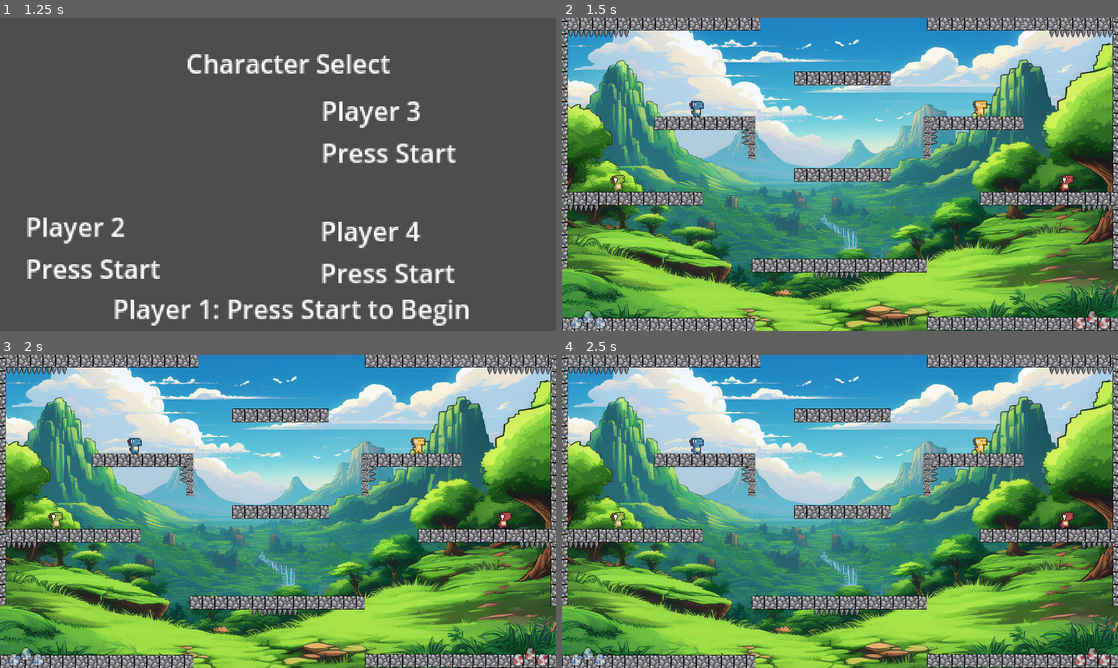
Above: before the commit, frames 1-4 (two rows, left to right).
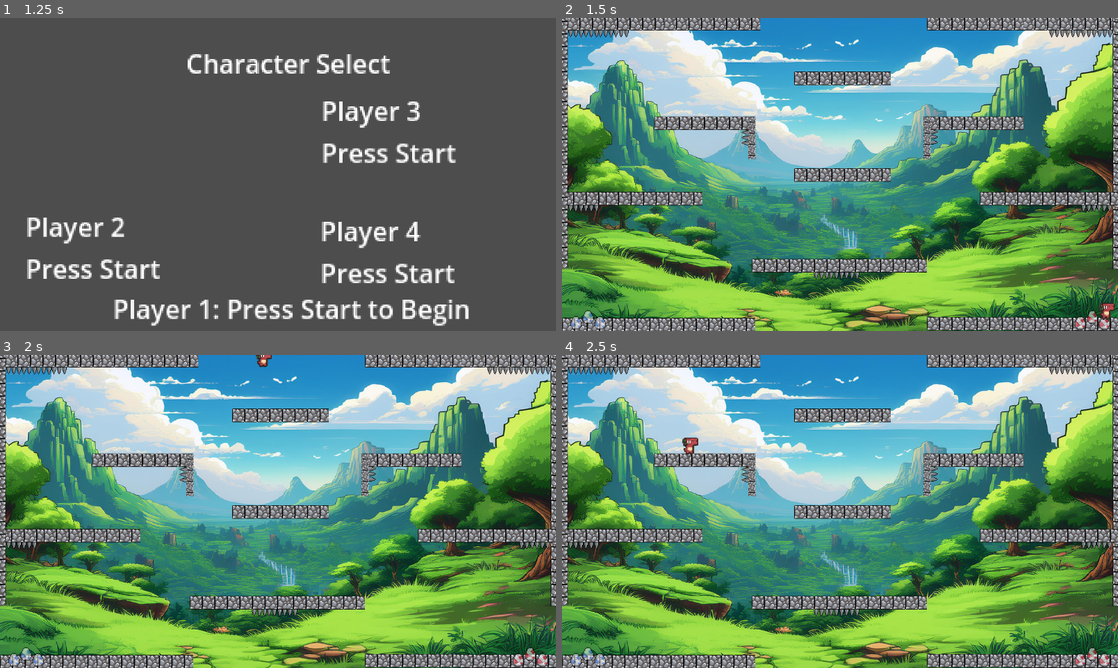
Above: after the commit, the same moments.

Repository: GomaGames/ggj-2025
Game: Godot game, scene res://Scenes/title.tscn
Same seed, same stepped clock (60 frames per second), same inputs: the game is played once before the commit and once after it.
Inputs:
- Up to frame 1 (1.25 s): tap Enter (any_start) at 0.5, 0.6 s
- Up to frame 2 (1.5 s): tap Enter (any_start) at 1.25, 1.35 s
- Up to frame 3 (2 s): no input
- Up to frame 4 (2.5 s): tap Enter (any_start) at 2.1 s

Frame 1 is identical in both runs. In frame 2, 0.5% of the frame differs, in the area x 8-100%, y 26-97%; in frame 3, 0.5%; in frame 4, 0.5%.

Commit message:
fixes walk animation

Diff:
--- a/Maps/Map1.tscn
+++ b/Maps/Map1.tscn
@@ -85,37 +85,29 @@
 [node name="Players" type="Node" parent="."]
 
 [node name="Player 1" parent="Players" node_paths=PackedStringArray("bubbles_container", "map_oneshot_anims_container", "player_spawn_points_container") instance=ExtResource("1_eil7l")]
-position = Vector2(279, 204)
 player_num = 1
 team_id = 1
-color = Color(0.150753, 0.385059, 1, 1)
 bubbles_container = NodePath("../../Bubbles")
 map_oneshot_anims_container = NodePath("../../OneShotAnimations")
 player_spawn_points_container = NodePath("../../PlayerSpawnPoints")
 
 [node name="Player 2" parent="Players" node_paths=PackedStringArray("bubbles_container", "map_oneshot_anims_container", "player_spawn_points_container") instance=ExtResource("1_eil7l")]
-position = Vector2(114, 360)
 player_num = 2
 team_id = 1
-color = Color(0.00360018, 0.163797, 0.733516, 1)
 bubbles_container = NodePath("../../Bubbles")
 map_oneshot_anims_container = NodePath("../../OneShotAnimations")
 player_spawn_points_container = NodePath("../../PlayerSpawnPoints")
 
 [node name="Player 3" parent="Players" node_paths=PackedStringArray("bubbles_container", "map_oneshot_anims_container", "player_spawn_points_container") instance=ExtResource("1_eil7l")]
-position = Vector2(866, 204)
 player_num = 3
 team_id = 2
-color = Color(0.774574, 0.0233723, 0.683236, 1)
 bubbles_container = NodePath("../../Bubbles")
 map_oneshot_anims_container = NodePath("../../OneShotAnimations")
 player_spawn_points_container = NodePath("../../PlayerSpawnPoints")
 
 [node name="Player 4" parent="Players" node_paths=PackedStringArray("bubbles_container", "map_oneshot_anims_container", "player_spawn_points_container") instance=ExtResource("1_eil7l")]
-position = Vector2(1042, 360)
 player_num = 4
 team_id = 2
-color = Color(0.524547, 0.00544727, 0.358245, 1)
 bubbles_container = NodePath("../../Bubbles")
 map_oneshot_anims_container = NodePath("../../OneShotAnimations")
 player_spawn_points_container = NodePath("../../PlayerSpawnPoints")
--- a/Sprites/Player.tscn
+++ b/Sprites/Player.tscn
@@ -324,6 +324,38 @@
 atlas = ExtResource("5_bhv6p")
 region = Rect2(384, 0, 24, 24)
 
+[sub_resource type="AtlasTexture" id="AtlasTexture_vekfd"]
+atlas = ExtResource("5_bhv6p")
+region = Rect2(0, 0, 24, 24)
+
+[sub_resource type="AtlasTexture" id="AtlasTexture_r6ews"]
+atlas = ExtResource("5_bhv6p")
+region = Rect2(24, 0, 24, 24)
+
+[sub_resource type="AtlasTexture" id="AtlasTexture_b2vqq"]
+atlas = ExtResource("5_bhv6p")
+region = Rect2(48, 0, 24, 24)
+
+[sub_resource type="AtlasTexture" id="AtlasTexture_vk85g"]
+atlas = ExtResource("5_bhv6p")
+region = Rect2(72, 0, 24, 24)
+
+[sub_resource type="AtlasTexture" id="AtlasTexture_aoqg1"]
+atlas = ExtResource("5_bhv6p")
+region = Rect2(240, 0, 24, 24)
+
+[sub_resource type="AtlasTexture" id="AtlasTexture_cisn7"]
+atlas = ExtResource("5_bhv6p")
+region = Rect2(264, 0, 24, 24)
+
+[sub_resource type="AtlasTexture" id="AtlasTexture_ctyyp"]
+atlas = ExtResource("5_bhv6p")
+region = Rect2(288, 0, 24, 24)
+
+[sub_resource type="AtlasTexture" id="AtlasTexture_hytdu"]
+atlas = ExtResource("5_bhv6p")
+region = Rect2(312, 0, 24, 24)
+
 [sub_resource type="AtlasTexture" id="AtlasTexture_cj8hr"]
 atlas = ExtResource("5_bhv6p")
 region = Rect2(96, 0, 24, 24)
@@ -347,38 +379,6 @@
 [sub_resource type="AtlasTexture" id="AtlasTexture_3004d"]
 atlas = ExtResource("5_bhv6p")
 region = Rect2(216, 0, 24, 24)
-
-[sub_resource type="AtlasTexture" id="AtlasTexture_aoqg1"]
-atlas = ExtResource("5_bhv6p")
-region = Rect2(240, 0, 24, 24)
-
-[sub_resource type="AtlasTexture" id="AtlasTexture_cisn7"]
-atlas = ExtResource("5_bhv6p")
-region = Rect2(264, 0, 24, 24)
-
-[sub_resource type="AtlasTexture" id="AtlasTexture_ctyyp"]
-atlas = ExtResource("5_bhv6p")
-region = Rect2(288, 0, 24, 24)
-
-[sub_resource type="AtlasTexture" id="AtlasTexture_hytdu"]
-atlas = ExtResource("5_bhv6p")
-region = Rect2(312, 0, 24, 24)
-
-[sub_resource type="AtlasTexture" id="AtlasTexture_vekfd"]
-atlas = ExtResource("5_bhv6p")
-region = Rect2(0, 0, 24, 24)
-
-[sub_resource type="AtlasTexture" id="AtlasTexture_r6ews"]
-atlas = ExtResource("5_bhv6p")
-region = Rect2(24, 0, 24, 24)
-
-[sub_resource type="AtlasTexture" id="AtlasTexture_b2vqq"]
-atlas = ExtResource("5_bhv6p")
-region = Rect2(48, 0, 24, 24)
-
-[sub_resource type="AtlasTexture" id="AtlasTexture_vk85g"]
-atlas = ExtResource("5_bhv6p")
-region = Rect2(72, 0, 24, 24)
 
 [sub_resource type="SpriteFrames" id="SpriteFrames_61kys"]
 animations = [{
@@ -398,6 +398,40 @@
 }, {
 "frames": [{
 "duration": 1.0,
+"texture": SubResource("AtlasTexture_vekfd")
+}, {
+"duration": 1.0,
+"texture": SubResource("AtlasTexture_r6ews")
+}, {
+"duration": 1.0,
+"texture": SubResource("AtlasTexture_b2vqq")
+}, {
+"duration": 1.0,
+"texture": SubResource("AtlasTexture_vk85g")
+}],
+"loop": true,
+"name": &"Idle",
+"speed": 5.0
+}, {
+"frames": [{
+"duration": 1.0,
+"texture": SubResource("AtlasTexture_aoqg1")
+}, {
+"duration": 1.0,
+"texture": SubResource("AtlasTexture_cisn7")
+}, {
+"duration": 1.0,
+"texture": SubResource("AtlasTexture_ctyyp")
+}, {
+"duration": 1.0,
+"texture": SubResource("AtlasTexture_hytdu")
+}],
+"loop": true,
+"name": &"Kick",
+"speed": 5.0
+}, {
+"frames": [{
+"duration": 1.0,
 "texture": SubResource("AtlasTexture_cj8hr")
 }, {
 "duration": 1.0,
@@ -416,41 +450,7 @@
 "texture": SubResource("AtlasTexture_3004d")
 }],
 "loop": true,
-"name": &"Idle",
-"speed": 5.0
-}, {
-"frames": [{
-"duration": 1.0,
-"texture": SubResource("AtlasTexture_aoqg1")
-}, {
-"duration": 1.0,
-"texture": SubResource("AtlasTexture_cisn7")
-}, {
-"duration": 1.0,
-"texture": SubResource("AtlasTexture_ctyyp")
-}, {
-"duration": 1.0,
-"texture": SubResource("AtlasTexture_hytdu")
-}],
-"loop": true,
-"name": &"Kick",
-"speed": 5.0
-}, {
-"frames": [{
-"duration": 1.0,
-"texture": SubResource("AtlasTexture_vekfd")
-}, {
-"duration": 1.0,
-"texture": SubResource("AtlasTexture_r6ews")
-}, {
-"duration": 1.0,
-"texture": SubResource("AtlasTexture_b2vqq")
-}, {
-"duration": 1.0,
-"texture": SubResource("AtlasTexture_vk85g")
-}],
-"loop": true,
-"name": &"default",
+"name": &"Walk",
 "speed": 5.0
 }]
 
@@ -707,8 +707,8 @@
 position = Vector2(1, -17)
 scale = Vector2(2, 2)
 sprite_frames = SubResource("SpriteFrames_f7ulr")
-animation = &"Idle"
-frame_progress = 0.571687
+animation = &"Walk"
+frame_progress = 0.68331
 
 [node name="Player 3" type="AnimatedSprite2D" parent="Sprite"]
 visible = false
@@ -722,7 +722,7 @@
 position = Vector2(2, -18)
 scale = Vector2(2, 2)
 sprite_frames = SubResource("SpriteFrames_61kys")
-animation = &"Hurt"
+animation = &"Idle"
 
 [node name="Player 4" type="AnimatedSprite2D" parent="Sprite"]
 visible = false
--- a/Sprites/player.gd
+++ b/Sprites/player.gd
@@ -138,13 +138,13 @@
 				animatedSprite = $"Sprite/Player 1"
 			2:
 				$"Sprite/Player 2".show()
-				animatedSprite = $"Sprite/Player 1"
+				animatedSprite = $"Sprite/Player 2"
 			3:
 				$"Sprite/Player 3".show()
-				animatedSprite = $"Sprite/Player 1"
+				animatedSprite = $"Sprite/Player 3"
 			4:
 				$"Sprite/Player 4".show()
-				animatedSprite = $"Sprite/Player 1"
+				animatedSprite = $"Sprite/Player 4"
 
 	# set collision layers based on teams
 	# you don't collide with your own teammates
@@ -306,7 +306,6 @@
 	if fist_visible_lifetime_ms <= 0:
 		fist_visible_lifetime_ms = 0
 		fist.hide()
-		animatedSprite.play('Idle')
 
 	# visual stuff ## END  @TODO can be removed when real animations are added
 
--- a/project.godot
+++ b/project.godot
@@ -17,6 +17,7 @@
 
 [display]
 
+window/size/mode=3
 window/size/resizable=false
 window/stretch/mode="viewport"
 
